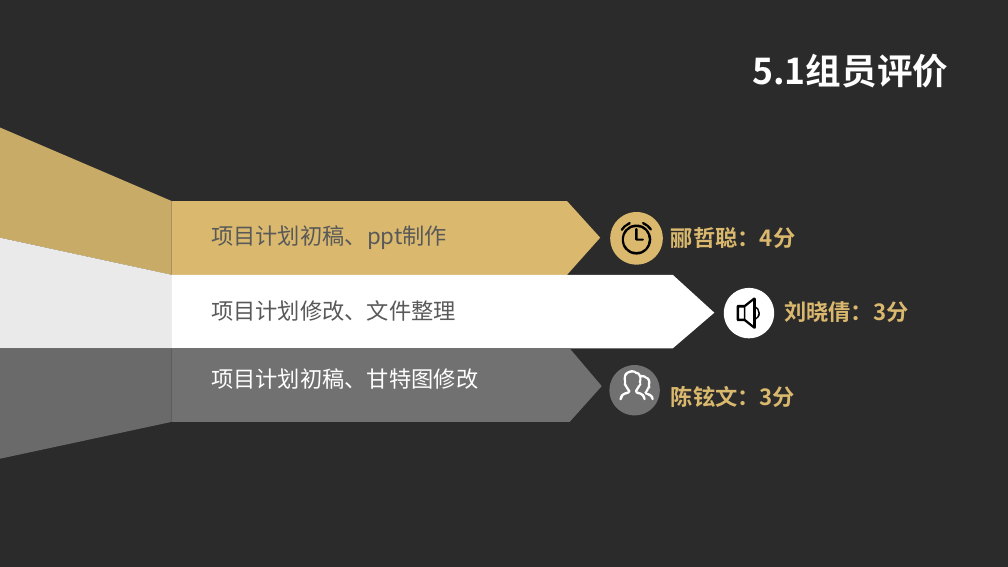
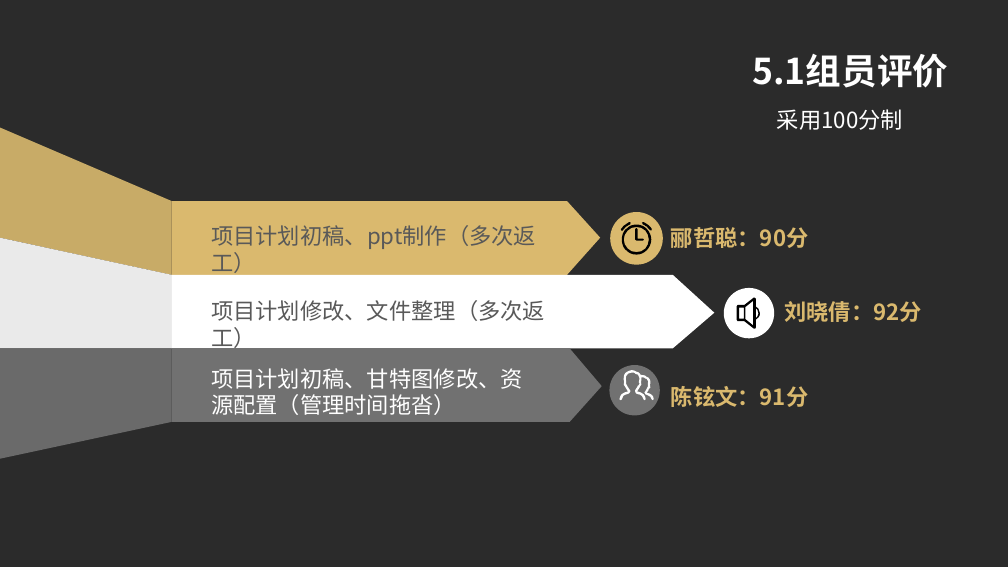
Before and after one commit to SE-2018-G01/TimeNote, a slide deck: slide 21 of SE2018春-G01-项目计划.pptx (slide 22 before the commit). Drawn at 1008x567 pixels with LibreOffice and Linux fonts; fonts in the diff are those of the drawing; background and template pictures are left out; a plain dark background stands for a picture behind light text. Boxes give left, top, right and bottom in pixels: in the first picture for what was removed or moved away, otherwise in the second. Text is boxed around its words. In the diff, an @@ line names an element or a change of style, - is before the commit and + after.

```diff
--- a/SE2018春-G01-项目计划.pptx
+++ b/SE2018春-G01-项目计划.pptx
@@ text added at (777, 109, 903, 130), 20 pt, text #FFFFFF @@
+采用100分制
@@ text at (211, 225, 536, 249): text changed @@
-项目计划初稿、ppt制作
+项目计划初稿、ppt制作（多次返工）
@@ text at (671, 227, 809, 248): text changed @@
-郦哲聪：4分
+郦哲聪：90分
@@ text at (211, 300, 545, 321): text changed @@
-项目计划修改、文件整理
+项目计划修改、文件整理（多次返工）
@@ text at (784, 301, 922, 322): text changed @@
-刘晓倩：3分
+刘晓倩：92分
@@ text at (211, 368, 523, 415): text changed @@
-项目计划初稿、甘特图修改
+项目计划初稿、甘特图修改、资源配置（管理时间拖沓）
@@ text at (671, 386, 809, 407): text changed @@
-陈铉文：3分
+陈铉文：91分
```
Also in this commit, not shown: 11 other slides changed, 1 slide added, 2 slides removed, 4 other files.
